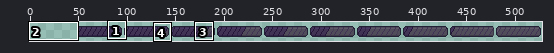
Two versions of one sprite sheet, Assets/AutoralAssets/UI/barra_de_sanidade-Sheet.png. The picture above shows the old version from afar; the outline marks the close-up.
Close-up. First the earlier version:
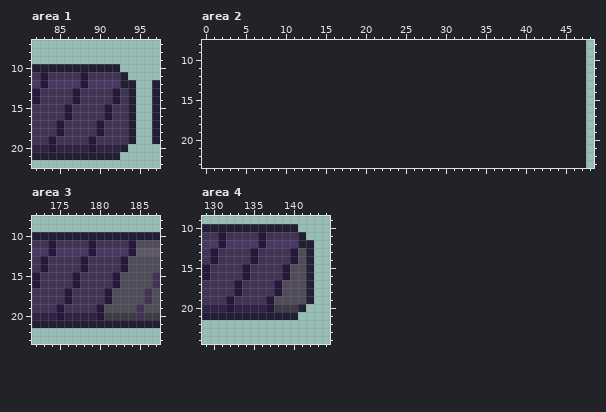
The file is 480x32 pixels. Colours within 5 levels of each other are drawn and written as one. Shown: area 1: x 82..97, y 7..22; area 2: x 0..48, y 8..23; area 3: x 172..187, y 8..23; area 4: x 129..144, y 9..24. The old version is drawn lined up with the new one, on the new canvas. The wide view leaves out empty margins.
The same view after the edit:
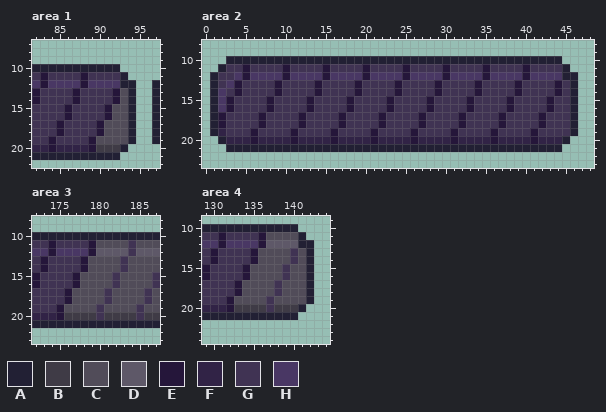
Palette (. is transparent): A #222034  B #3f3b46  C #514c59  D #5e5868  E #25163a  F #312346  G #403353  H #493764
Diff:
canvas 480x32 -> 528x32, the old top-left corner now at 48,0
Area 1:
The edit turns colour F into colour B in row 20 at x 90 to 92.
The edit turns colour G into colour C in rows 13 to 14 at x 93; in rows 15 to 16 at x 92 to 93; in rows 17 to 18 at x 91 to 93; in row 19 at x 90 to 93.
Area 2:
There is now colour A in row 10 at x 3 to 44; in row 11 at x 2 and 45; in row 12 at x 1 and 45 to 46; in rows 13 to 19 at x 1 and 46; in row 20 at x 2 and 45; in row 21 at x 3 to 44.
There is now colour E in rows 11 to 12 at x 5, 10, 15, 20, 25, 30, 35 and 40; in rows 13 to 14 at x 4, 9, 14, 19, 24, 29, 34, 39 and 44; in rows 15 to 16 at x 3, 8, 13, 18, 23, 28, 33, 38 and 43; in rows 17 to 18 at x 2, 7, 12, 17, 22, 27, 32, 37 and 42; in rows 19 to 20 at x 6, 11, 16, 21, 26, 31, 36 and 41.
There is now colour F in row 19 at x 2; in row 20 at x 3 to 5, 7 to 10, 12 to 15, 17 to 20, 22 to 25, 27 to 30, 32 to 35, 37 to 40 and 42 to 44.
There is now colour G in row 11 at x 3 to 4, 6 to 9, 11 to 14, 16 to 19, 21 to 24, 26 to 29, 31 to 34, 36 to 39 and 41 to 44; in row 12 at x 2 to 3; in row 13 at x 2, 5 to 8, 10 to 13, 15 to 18, 20 to 23, 25 to 28, 30 to 33, 35 to 38, 40 to 43 and 45; in row 14 at x 3, 5 to 8, 10 to 13, 15 to 18, 20 to 23, 25 to 28, 30 to 33, 35 to 38, 40 to 43 and 45; in rows 15 to 16 at x 4 to 7, 9 to 12, 14 to 17, 19 to 22, 24 to 27, 29 to 32, 34 to 37, 39 to 42 and 44 to 45; in rows 17 to 18 at x 3 to 6, 8 to 11, 13 to 16, 18 to 21, 23 to 26, 28 to 31, 33 to 36, 38 to 41 and 43 to 45.
There is now colour G in row 19 at x 3 to 5, 7 to 10, 12 to 15, 17 to 20, 22 to 25, 27 to 30, 32 to 35, 37 to 40 and 42 to 45.
There is now colour H in row 12 at x 4, 6 to 9, 11 to 14, 16 to 19, 21 to 24, 26 to 29, 31 to 34, 36 to 39 and 41 to 44; in row 13 at x 3; in rows 14 to 16 at x 2.
Area 3:
The edit turns colour F into colour B in row 20 at x 176 to 179.
The edit turns colour G into colour C in row 11 at x 180 to 183; in rows 13 to 14 at x 179 to 182; in rows 15 to 16 at x 178 to 181; in rows 17 to 18 at x 177 to 180; in row 19 at x 176 to 179.
The edit turns colour H into colour D in row 12 at x 180 to 183.
The edit turns colour E into colour G in rows 11 to 12 at x 184; in rows 13 to 14 at x 183; in rows 15 to 16 at x 182; in rows 17 to 18 at x 181; in rows 19 to 20 at x 180.
Area 4:
The edit turns colour F into colour B in row 20 at x 133 to 136.
The edit turns colour G into colour C in row 11 at x 137 to 140; in rows 13 to 14 at x 136 to 139; in rows 15 to 16 at x 135 to 138; in rows 17 to 18 at x 134 to 137; in row 19 at x 133 to 136.
The edit turns colour H into colour D in row 12 at x 137 to 140.
The edit turns colour E into colour G in rows 13 to 14 at x 140; in rows 15 to 16 at x 139; in rows 17 to 18 at x 138; in rows 19 to 20 at x 137.
Boxes around the changes in both close-ups, in picture pixels (x1, y1, x2, y2):
changed: (96, 88, 128, 152)
added: (210, 56, 578, 152)
changed: (64, 240, 136, 320)
changed: (234, 232, 298, 312)
